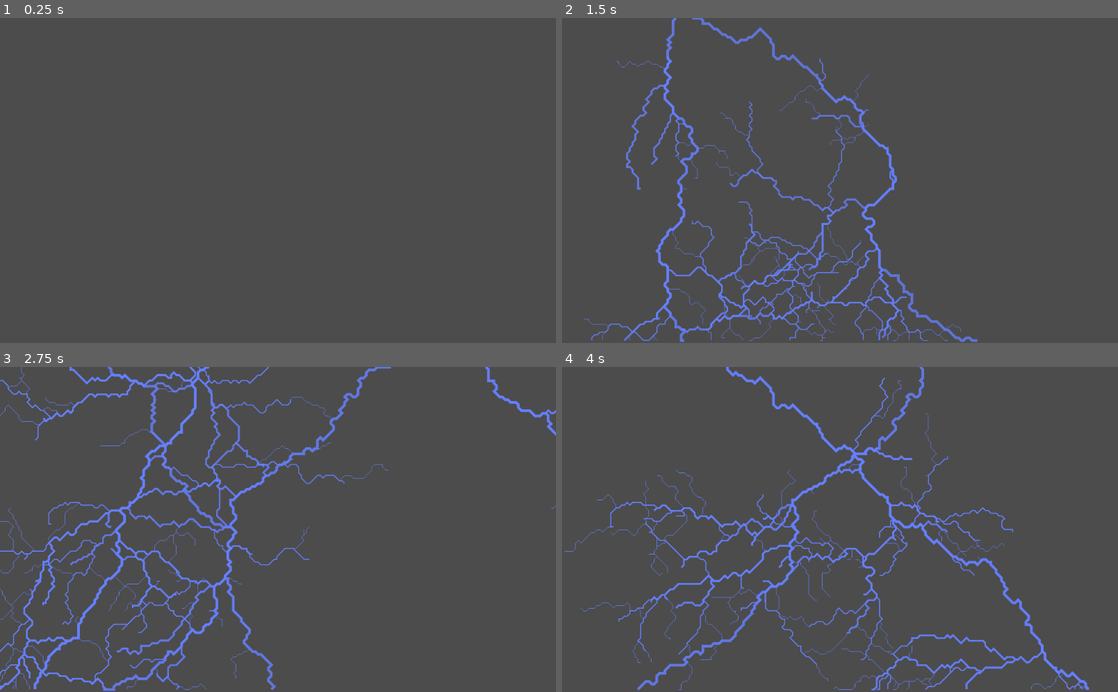
Above: before the commit, frames 1-4 (two rows, left to right).
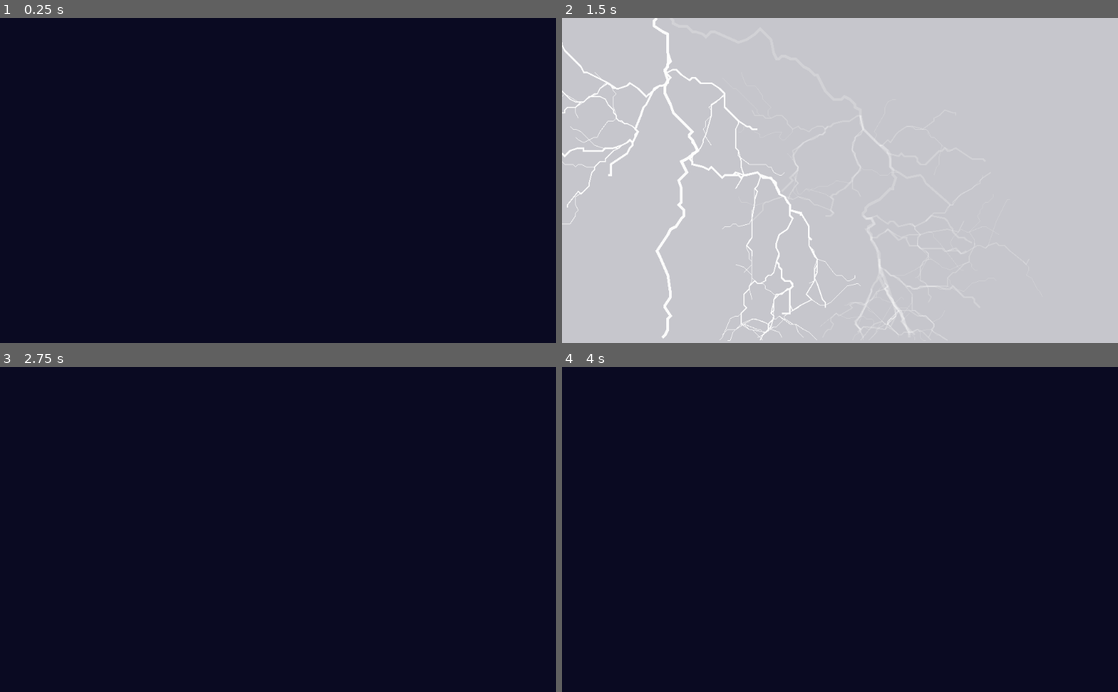
Above: after the commit, the same moments.

Repository: nefrace/astar_lightning
Game: Godot game, scene res://LightningGenerator.tscn
Same seed, same stepped clock (60 frames per second), same inputs: the game is played once before the commit and once after it. The project has no main scene, so this scene is started directly.
Inputs:
- Up to frame 1 (0.25 s): no input
- Up to frame 2 (1.5 s): tap Enter at 0.5 s
- Up to frame 3 (2.75 s): no input
- Up to frame 4 (4 s): no input

The runs differ from the first frame. In frame 1, 100% of the frame differs, in the area x 0-100%, y 0-100%; in frame 2, 100%; in frame 3, 100%; in frame 4, 100%.

Commit message:
Added background and flashing rect when lightning is hit

Diff:
--- a/LightningGenerator.tscn
+++ b/LightningGenerator.tscn
@@ -5,7 +5,23 @@
 [node name="LightningGenerator" type="Node2D"]
 script = ExtResource( 1 )
 
+[node name="ColorRect" type="ColorRect" parent="."]
+margin_right = 1146.0
+margin_bottom = 717.0
+color = Color( 0.0431373, 0.0431373, 0.137255, 1 )
+__meta__ = {
+"_edit_use_anchors_": false
+}
+
 [node name="Tween" type="Tween" parent="."]
 
 [node name="Timer" type="Timer" parent="."]
 autostart = true
+
+[node name="back" type="ColorRect" parent="."]
+margin_right = 1058.0
+margin_bottom = 639.0
+color = Color( 0.992157, 0.984314, 0.984314, 0 )
+__meta__ = {
+"_edit_use_anchors_": false
+}
--- a/lightning.gd
+++ b/lightning.gd
@@ -1,6 +1,6 @@
 extends Node2D
 
-export var points_w = 240
+export var points_w = 200
 export var points_h = 120
 export var points_gap = 5
 
@@ -11,7 +11,7 @@
 
 	for i in range(points_w): # Fill it with points
 		for j in range(points_h):
-			astar.add_point(i+j*points_w, Vector2(i*points_gap, j*points_gap), rand_range(1, 100000))
+			astar.add_point(i+j*points_w, Vector2(i*points_gap, j*points_gap), rand_range(1, 1000))
 
 	for i in range(points_w):  # Connect neighbors to each other
 		for j in range(points_h):
@@ -31,11 +31,12 @@
 	var b = Vector2(rand_range(0, points_w * points_gap), points_h * points_gap) # Random bottom point
 	var l = lightning(a, b, 5, self) # Generate lightning
 
-	$Tween.interpolate_property(l, "modulate", Color(1,1,1,1), Color(1,1,1,0),1, Tween.TRANS_BOUNCE, Tween.EASE_IN) # Fade smooth
-	$Tween.interpolate_callback(l, 1, "queue_free")
+	$Tween.interpolate_property(l, "modulate", Color(1,1,1,1), Color(1,1,1,0), .6, Tween.TRANS_BOUNCE, Tween.EASE_IN) # Fade smooth
+	$Tween.interpolate_property($back, "color", Color(1,1,1,0.7), Color(1,1,1,0), .3, Tween.TRANS_BACK, Tween.EASE_IN)
+	$Tween.interpolate_callback(l, .6, "queue_free")
 	$Tween.start()
 
-	$Timer.wait_time = rand_range(.1, 1)
+	$Timer.wait_time = rand_range(.3, 3)
 	$Timer.start()
 
 func lightning(start_point, end_point, width, parent):
@@ -43,7 +44,11 @@
 	var end_id = astar.get_closest_point(end_point)
 	var path = astar.get_point_path(start_id, end_id) # Calculate path
 	var line : Line2D = Line2D.new() # Visual line class
+	for i in range(path.size()-1, 1, -1):
+		if rand_range(0, 10) < 5:
+			path.remove(i)
 	line.width = width
+	line.default_color = Color.white
 	line.points = path
 	parent.add_child(line)
 	if width > 1: # if line is thick, we can generate some branches
